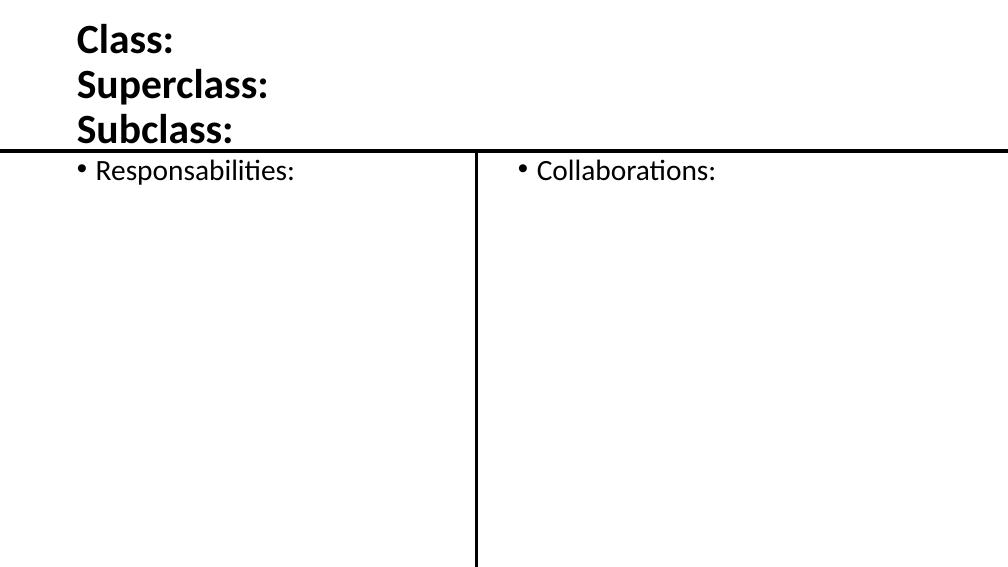
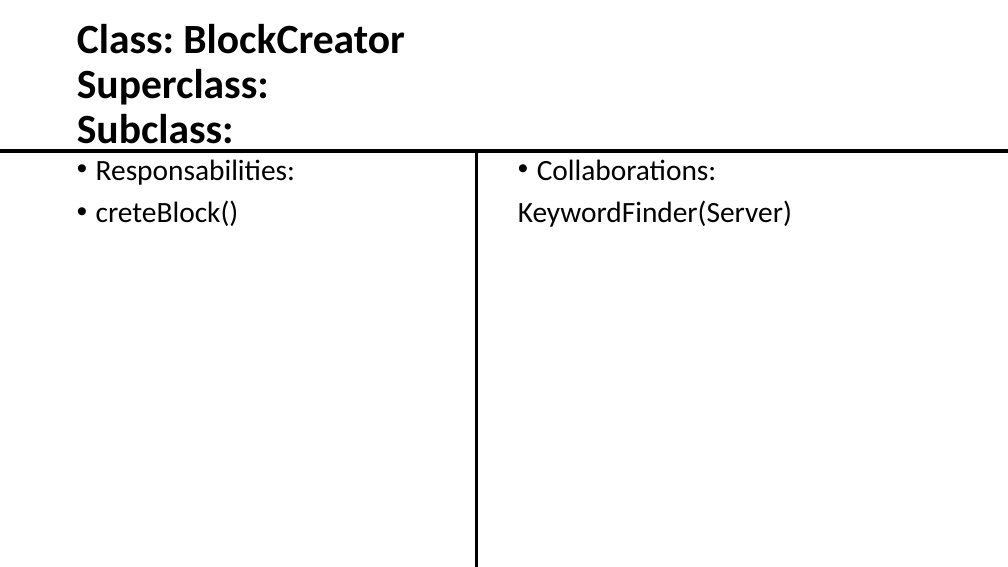
Before and after one commit to MartinDeliraGalvan/SoftwareConstructionRepo, a slide deck: slide 3 of Classes_IndexCards.pptx (slide 17 before the commit). Drawn at 1008x567 pixels with LibreOffice and Linux fonts; fonts in the diff are those of the drawing. Boxes give left, top, right and bottom in pixels: in the first picture for what was removed or moved away, otherwise in the second. Text is boxed around its words. In the diff, an @@ line names an element or a change of style, - is before the commit and + after.

```diff
--- a/Classes_IndexCards.pptx
+++ b/Classes_IndexCards.pptx
@@ title at [77,23,405,153]: text changed @@
-Class:
-Superclass:
-Subclass:
+Class: BlockCreator
+Superclass:
+Subclass:
@@ text at [96,200,239,226]: paragraph added @@
+• creteBlock()
@@ text at [518,200,792,227]: paragraph added @@
+KeywordFinder(Server)
```
Also in this commit, not shown: 10 other slides changed, 1 slide removed.
